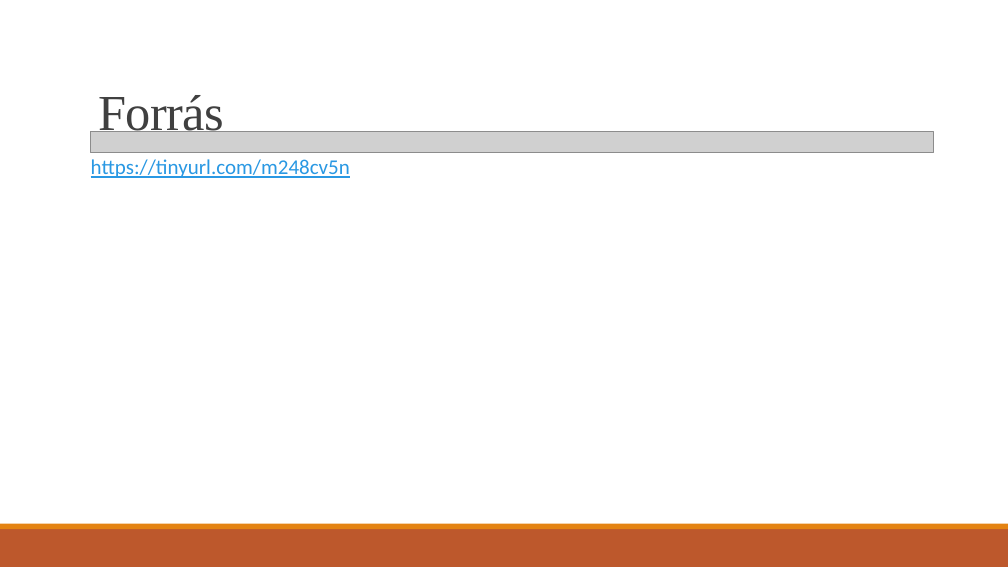
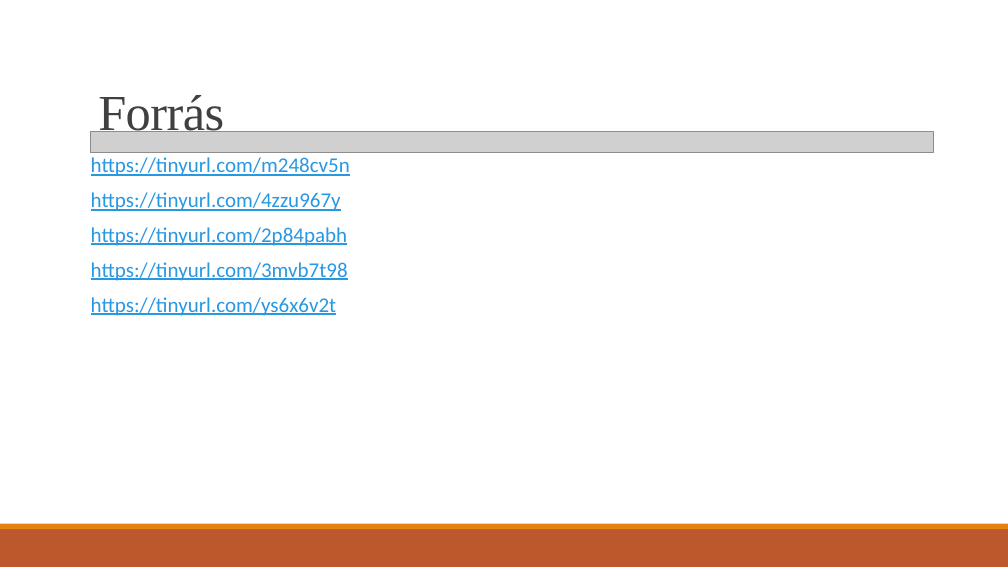
Before and after one commit to vargajanos/Paprika, a slide deck: slide 11 of Beadandó VJ.pptx. Drawn at 1008x567 pixels with LibreOffice and Linux fonts; fonts in the diff are those of the drawing; grey boxes stand for pictures. Boxes give left, top, right and bottom in pixels: in the first picture for what was removed or moved away, otherwise in the second. Text is boxed around its words. In the diff, an @@ line names an element or a change of style, - is before the commit and + after.

```diff
--- a/Beadandó VJ.pptx
+++ b/Beadandó VJ.pptx
@@ text at bbox=[91, 157, 350, 176]: line spacing 0.9 to 0.8 @@
@@ text at bbox=[91, 192, 348, 316]: paragraphs added @@
+https://tinyurl.com/4zzu967y
+https://tinyurl.com/2p84pabh
+https://tinyurl.com/3mvb7t98
+https://tinyurl.com/ys6x6v2t
```
Also in this commit, not shown: 3 other slides changed, 3 slides added, 3 slides removed, 2 other files.
